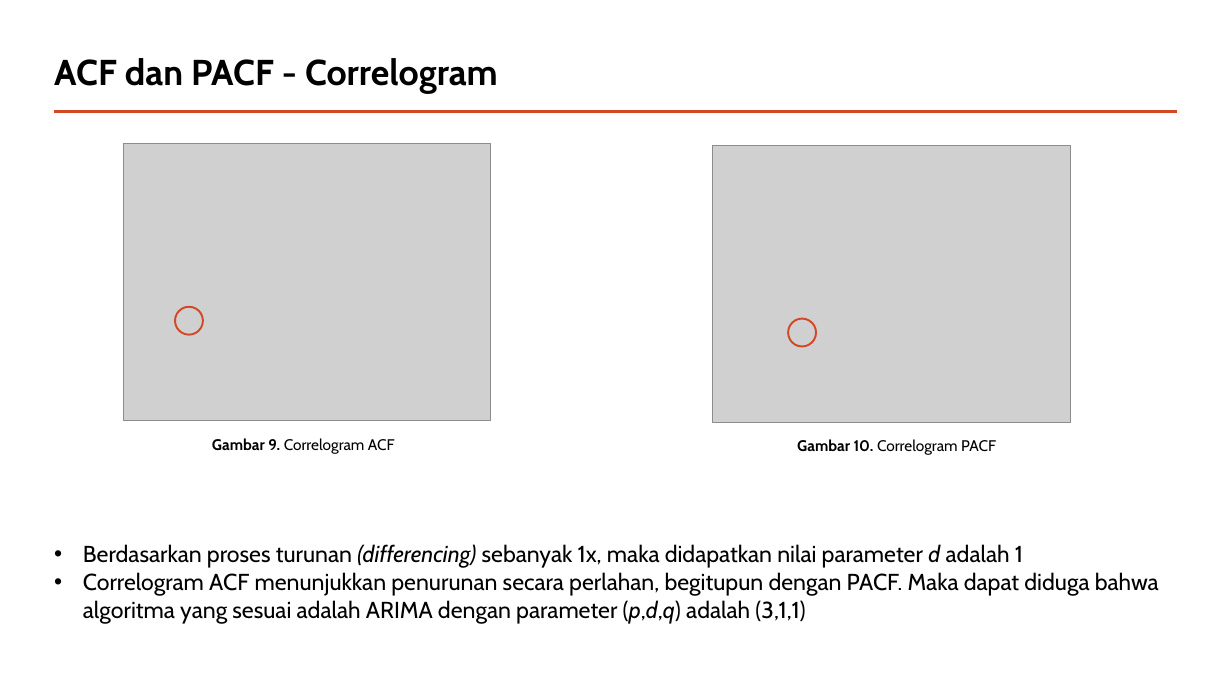
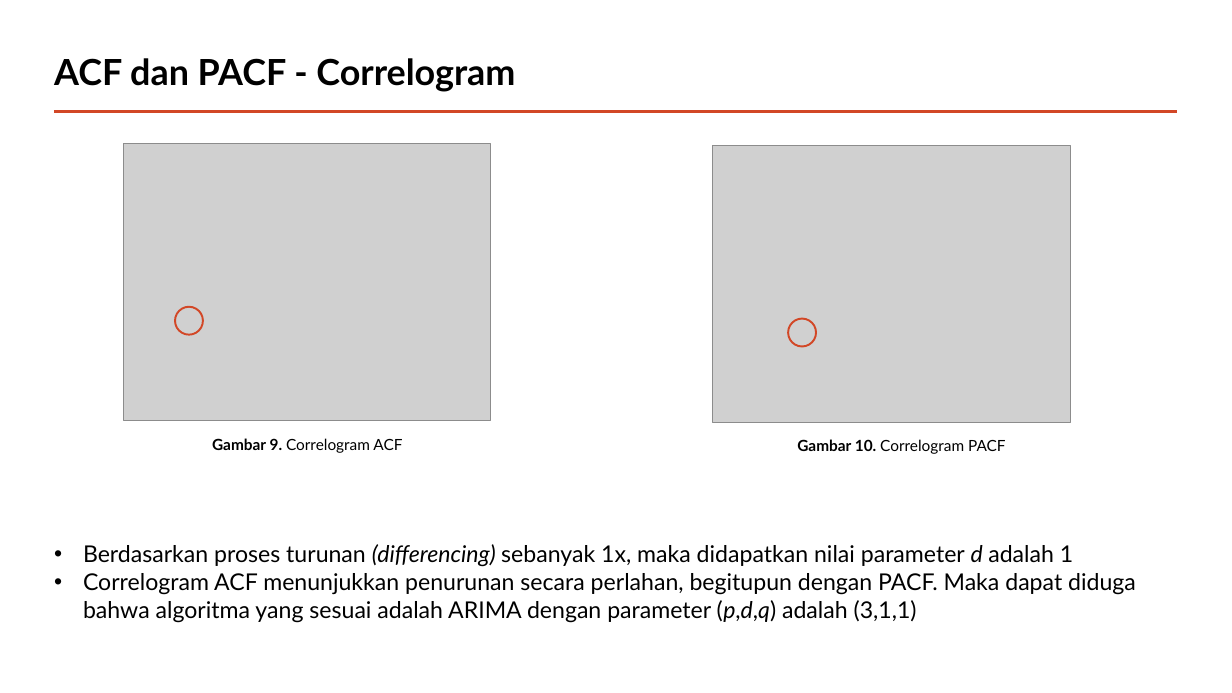
Before and after one commit to andrewmanuelt/arima, a slide deck: slide 13 of Presentasi.pptx (slide 10 before the commit). Drawn at 1232x693 pixels with LibreOffice and Linux fonts; fonts in the diff are those of the drawing; grey boxes stand for pictures. Boxes give left, top, right and bottom in pixels: in the first picture for what was removed or moved away, otherwise in the second. Text is boxed around its words. In the diff, an @@ line names an element or a change of style, - is before the commit and + after.

```diff
--- a/Presentasi.pptx
+++ b/Presentasi.pptx
@@ font Cabin to Lato in 4 elements at (54,58,515,92), (212,438,402,453), (797,439,1006,454), (83,544,1136,623) @@
```
Also in this commit, not shown: 12 other slides changed, 5 slides added, 2 slides removed.
